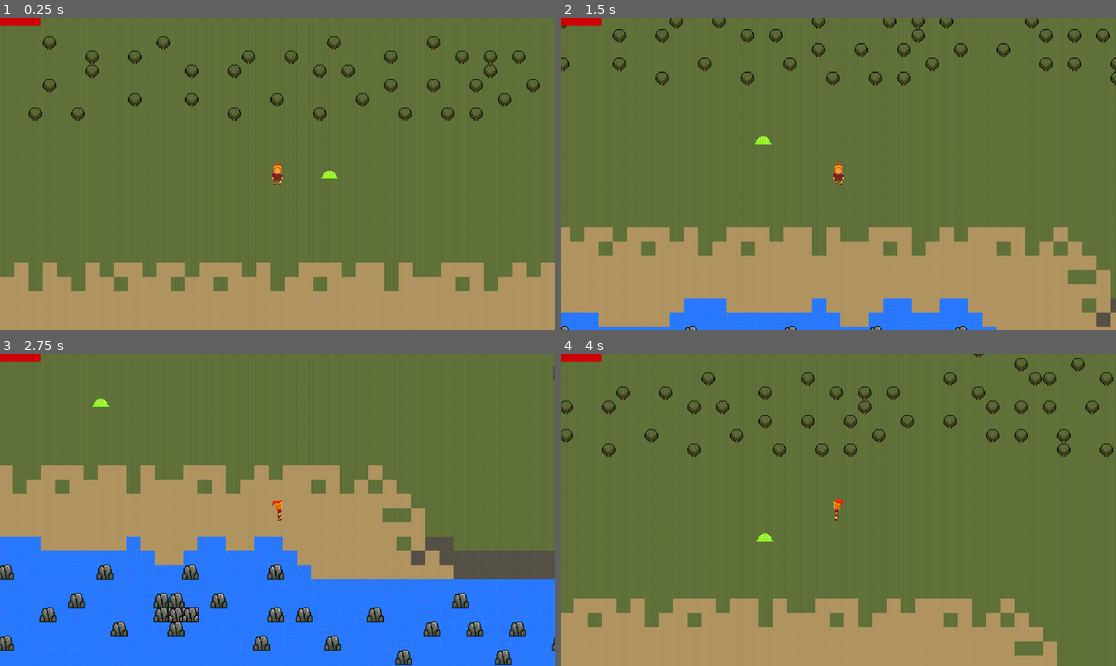
Above: before the commit, frames 1-4 (two rows, left to right).
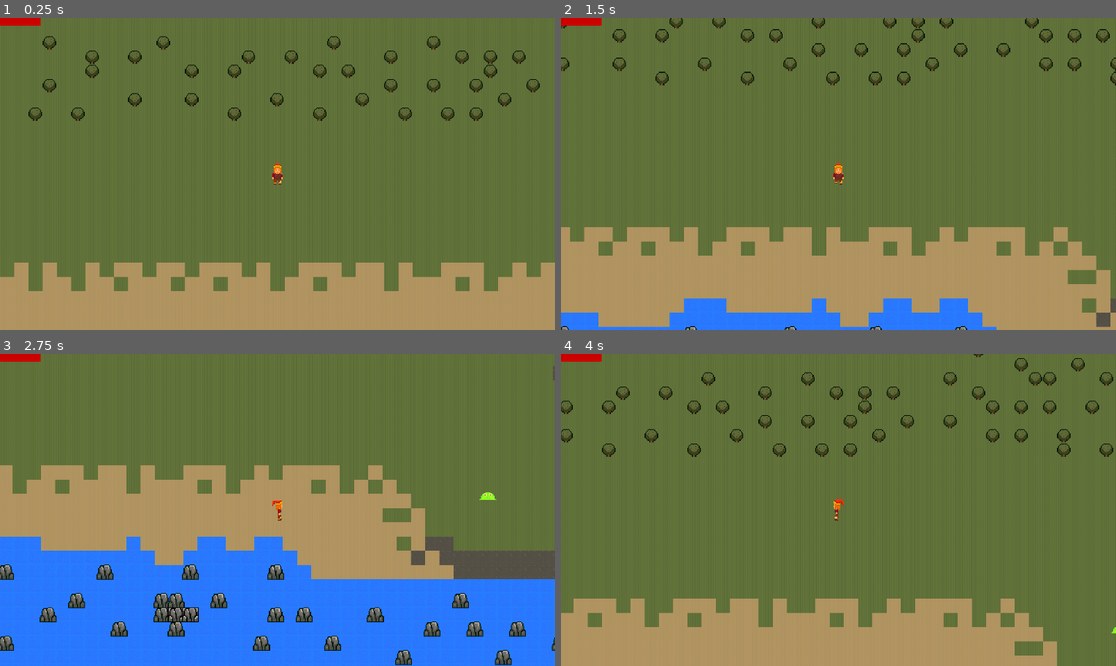
Above: after the commit, the same moments.

Repository: GreatNateDev/The-Adventure-Of-Phoenix
Game: Godot game, scene res://scenes/start.tscn
Same seed, same stepped clock (60 frames per second), same inputs: the game is played once before the commit and once after it.
Inputs:
- Up to frame 1 (0.25 s): no input
- Up to frame 2 (1.5 s): tap Enter (sword) at 0.5, 0.6 s; hold D (right) 0.53-1.28 s; hold S (down) from 1.28 s (still down); tap / (dbg) at 1.35 s
- Up to frame 3 (2.75 s): tap Enter (sword) at 1.55, 2.3 s; release S (down) at 2.03 s; hold D (right) from 2.03 s (still down); tap \ (dbg2) at 2.1 s
- Up to frame 4 (4 s): release D (right) at 2.78 s; hold W (up) 2.78-3.53 s; tap Enter (sword) at 2.85, 3.6 s; hold A (left) from 3.53 s (still down)

The runs differ from the first frame. In frame 1, less than 0.1% of the frame differs, in the area x 57-61%, y 48-52%; in frame 2, less than 0.1%; in frame 3, 0.1%, in the area x 16-90%, y 14-47%; in frame 4, less than 0.1%.

Commit message:
fix slime

Diff:
--- a/scenes/hyrule.tscn
+++ b/scenes/hyrule.tscn
@@ -75,4 +75,22 @@
 area = "sword_cave"
 
 [node name="slime" parent="." instance=ExtResource("7_1afva")]
-position = Vector2(3277.54, 4551.99)
+position = Vector2(3738.61, 4685.73)
+
+[node name="slime2" parent="." instance=ExtResource("7_1afva")]
+position = Vector2(4702, 4825)
+
+[node name="slime3" parent="." instance=ExtResource("7_1afva")]
+position = Vector2(4181, 4417)
+
+[node name="slime4" parent="." instance=ExtResource("7_1afva")]
+position = Vector2(3526, 4088)
+
+[node name="slime5" parent="." instance=ExtResource("7_1afva")]
+position = Vector2(4588, 3869)
+
+[node name="slime6" parent="." instance=ExtResource("7_1afva")]
+position = Vector2(3062, 4224)
+
+[node name="slime7" parent="." instance=ExtResource("7_1afva")]
+position = Vector2(2952, 3790)
--- a/scenes/slime.tscn
+++ b/scenes/slime.tscn
@@ -43,6 +43,9 @@
 [sub_resource type="RectangleShape2D" id="RectangleShape2D_6hk4w"]
 size = Vector2(10, 10)
 
+[sub_resource type="CircleShape2D" id="CircleShape2D_iiuix"]
+radius = 142.032
+
 [node name="slime" type="CharacterBody2D"]
 motion_mode = 1
 script = ExtResource("1_6elmv")
@@ -74,6 +77,13 @@
 [node name="Timer" type="Timer" parent="."]
 one_shot = true
 
+[node name="sight" type="Area2D" parent="."]
+
+[node name="CollisionShape2D" type="CollisionShape2D" parent="sight"]
+shape = SubResource("CircleShape2D_iiuix")
+
 [connection signal="area_entered" from="player_intersector" to="." method="_on_player_intersector_area_entered"]
 [connection signal="body_entered" from="player_intersector" to="." method="_on_player_intersector_body_entered"]
 [connection signal="timeout" from="Timer" to="." method="_on_timer_timeout"]
+[connection signal="body_entered" from="sight" to="." method="_on_sight_body_entered"]
+[connection signal="body_exited" from="sight" to="." method="_on_sight_body_exited"]
--- a/scripts/slime.gd
+++ b/scripts/slime.gd
@@ -6,7 +6,7 @@
 var take_kb = false
 var inv = false
 var timed = false
-var mov = true
+var mov = false
 @onready var player = get_parent().get_node("Phoenix")
 func _physics_process(delta):
 	if mov == true:
@@ -37,3 +37,13 @@
 	timed = false
 	mov = true
 	self.show()
+
+
+func _on_sight_body_entered(body):
+	if body.name == "Phoenix":
+		mov = true
+
+
+func _on_sight_body_exited(body):
+	if body.name == "Phoenix":
+		mov = false
Not shown: 1 places in scenes/slime.tscn that only renumber resources
